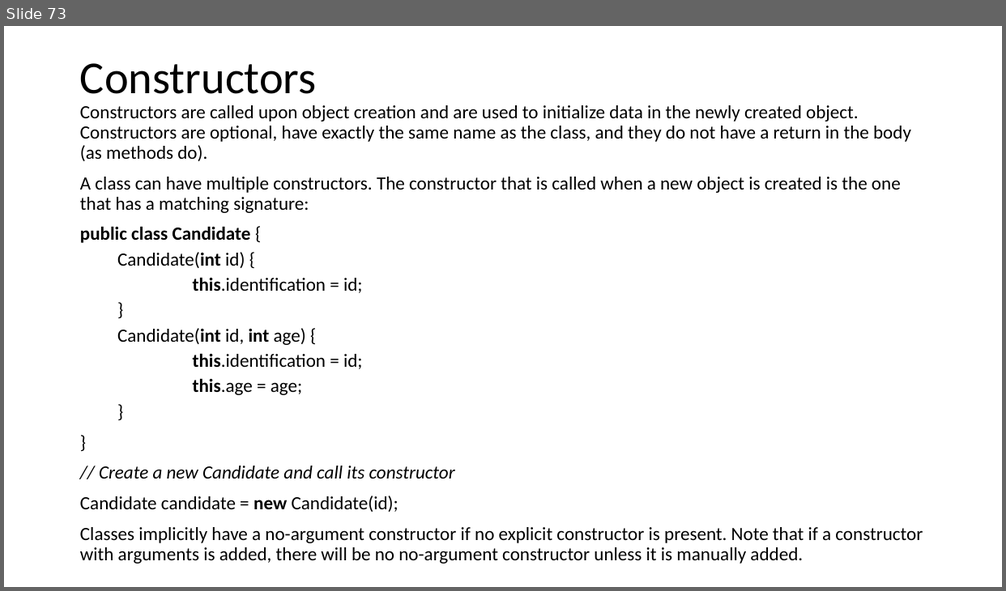
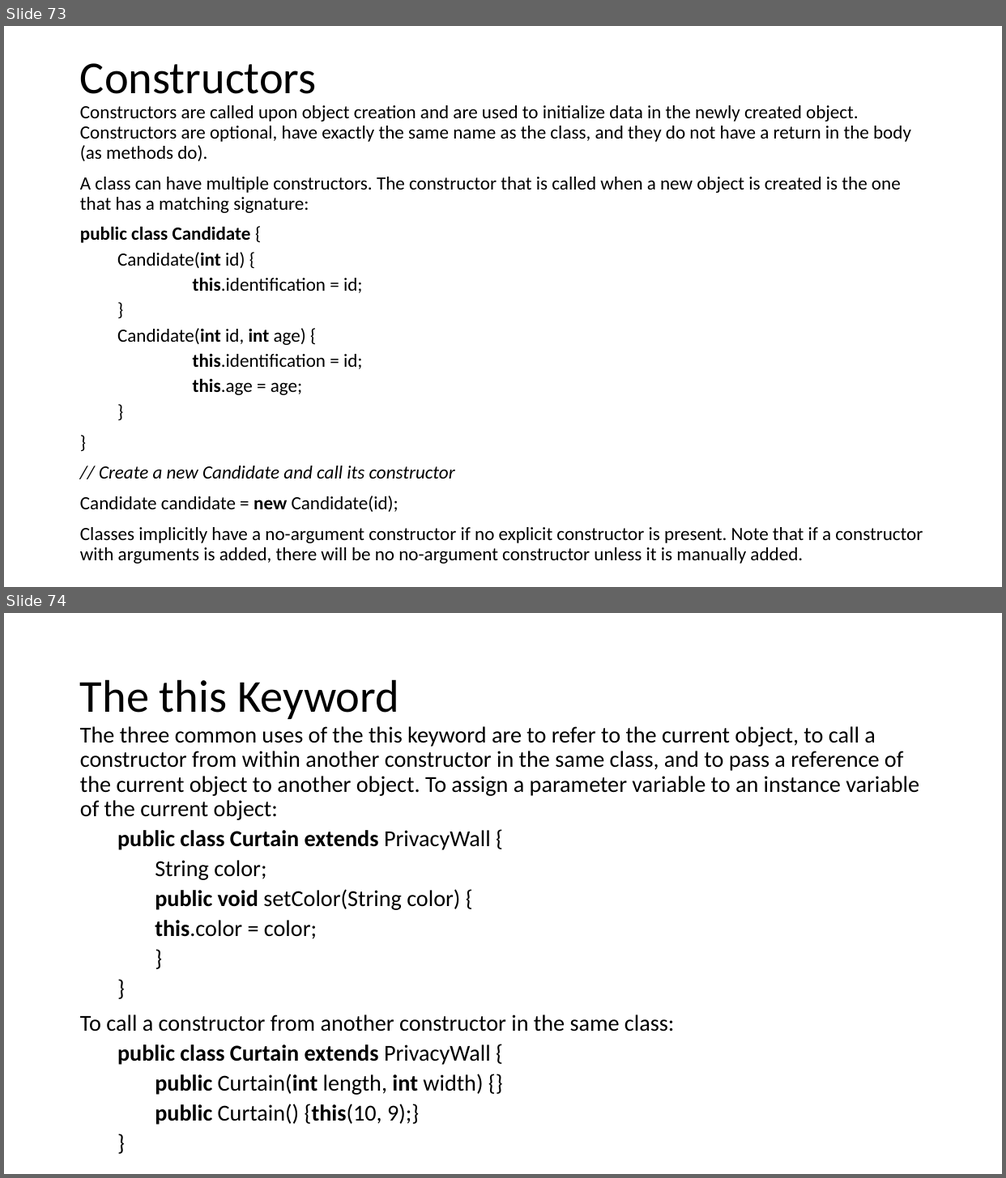
Before and after one commit to VeerababuK/Core-Java, a slide deck: Java Basics.pptx. Shown one above the other, each under a label of ours: slide 73 before the commit, slides 73 and 74 after it. The pictures are 1006x591 and 1006x1178 pixels, drawn with LibreOffice and Linux fonts; fonts in the diff are those of the drawing. Boxes give left, top, right and bottom in pixels: in the first picture for what was removed or moved away, otherwise in the second. Text is boxed around its words. In the diff, an @@ line names an element or a change of style, - is before the commit and + after.

```diff
--- a/Java Basics.pptx
+++ b/Java Basics.pptx
@@ slide 74 added at box(4, 613, 1002, 1174), background #FFFFFF @@
@@ title added at box(80, 679, 399, 719), 44 pt, text #000000 @@
+The this Keyword
@@ text added at box(80, 726, 919, 1125), 22 pt, text #000000 @@
+The three common uses of the this keyword are to refer to the current object, to call a constructor from within another constructor in the same class, and to pass a reference of the current object to another object. To assign a parameter variable to an instance variable of the current object:
+  public class Curtain extends PrivacyWall {
+    String color;
+    public void setColor(String color) {
+    this.color = color;
+    }
+  }
+To call a constructor from another constructor in the same class:
+  public class Curtain extends PrivacyWall {
+    public Curtain(int length, int width) {}
+    public Curtain() {this(10, 9);}
+  }
```
Also in this commit, not shown: 39 other slides added.
